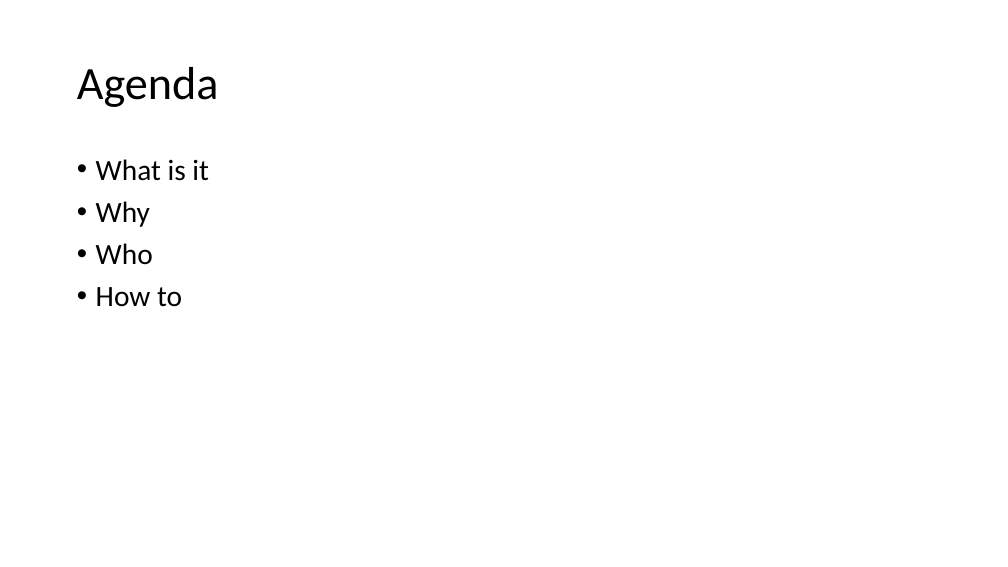
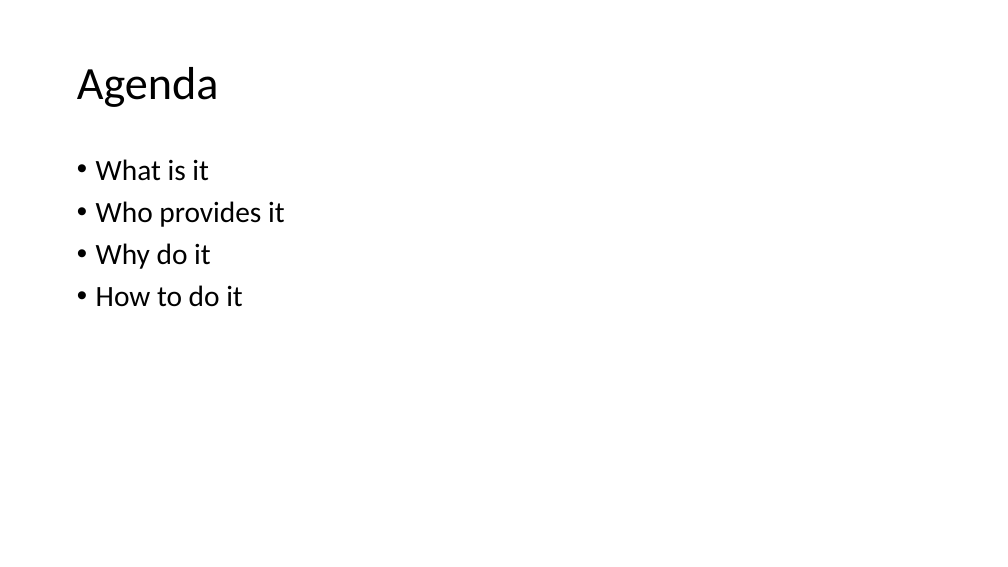
Before and after one commit to adrianpomilio/going-serverless, a slide deck: slide 3 of going-serverless-2017.pptx. Drawn at 1008x567 pixels with LibreOffice and Linux fonts; fonts in the diff are those of the drawing. Boxes give left, top, right and bottom in pixels: in the first picture for what was removed or moved away, otherwise in the second. Text is boxed around its words. In the diff, an @@ line names an element or a change of style, - is before the commit and + after.

Commit message:
update agenda

```diff
--- a/going-serverless-2017.pptx
+++ b/going-serverless-2017.pptx
@@ text at <box>96,201,285,307</box>: text changed @@
-• Why
-• Who
-• How to
+• Who provides it
+• Why do it
+• How to do it
```
